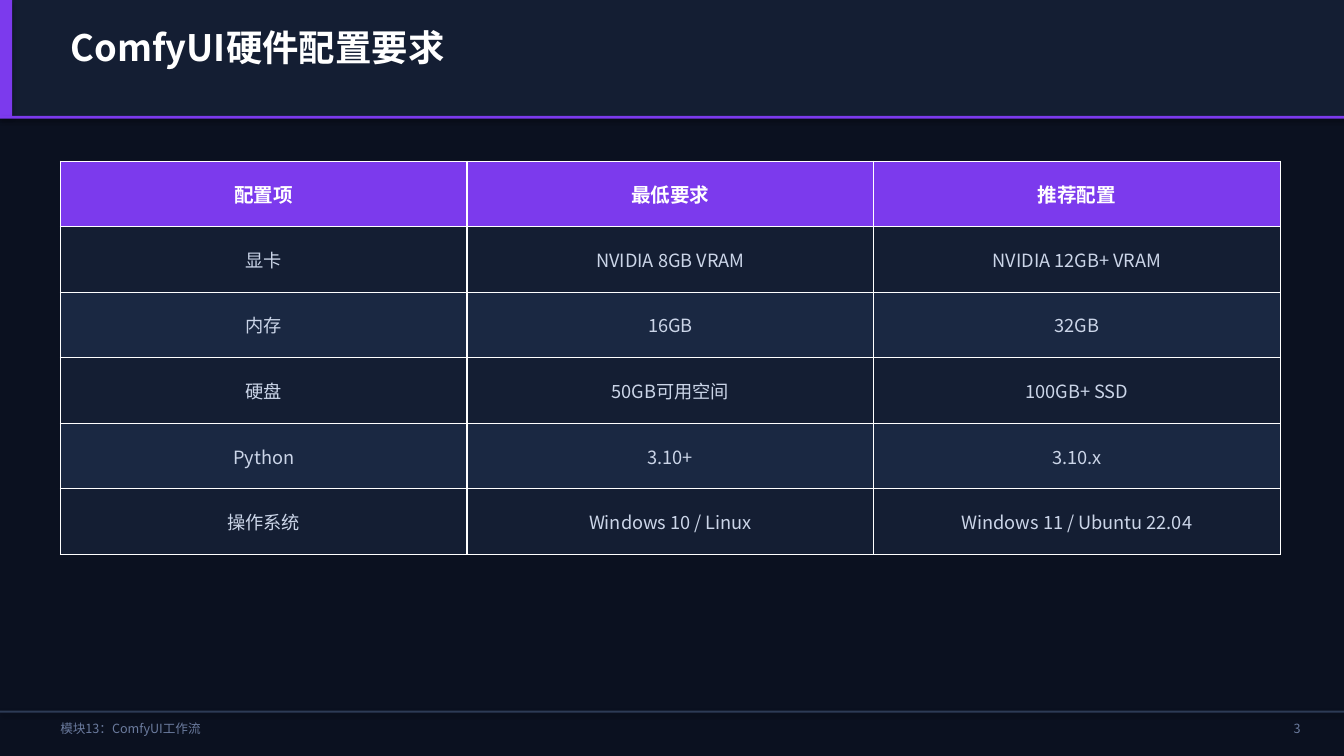
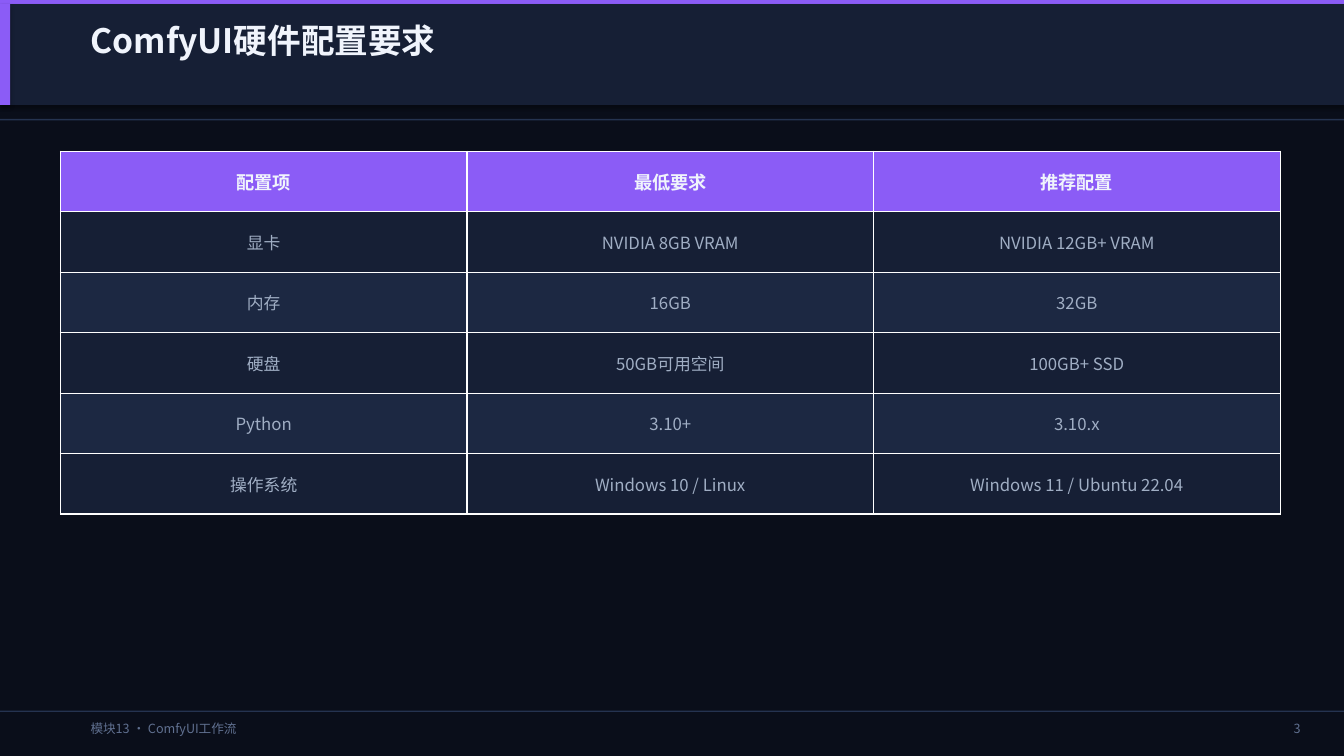
Before and after one commit to lichangjiang932-ship-it/ai-video-class, a slide deck: slide 4 of AI漫剧制作课程/PPT课件/模块13-ComfyUI工作流.pptx. Drawn at 1344x756 pixels with LibreOffice and Linux fonts; fonts in the diff are those of the drawing. Boxes give left, top, right and bottom in pixels: in the first picture for what was removed or moved away, otherwise in the second. Text is boxed around its words. In the diff, an @@ line names an element or a change of style, - is before the commit and + after.

```diff
--- a/AI漫剧制作课程/PPT课件/模块13-ComfyUI工作流.pptx
+++ b/AI漫剧制作课程/PPT课件/模块13-ComfyUI工作流.pptx
@@ background #0B1120 to #0A0E1A @@
@@ rectangle: place and size @@
-rectangle at bbox=[0, 0, 1344, 116]
+rectangle at bbox=[0, 0, 1344, 4]
@@ rectangle at bbox=[0, 0, 1344, 4]: fill #141E33 to #8B5CF6 @@
@@ rectangle: place and size @@
-rectangle at bbox=[0, 0, 12, 116]
+rectangle at bbox=[0, 4, 10, 105]
@@ rectangle at bbox=[0, 4, 10, 105]: fill #7C3AED to #8B5CF6 @@
@@ rectangle added at bbox=[0, 4, 1344, 105], fill #161F35 @@
@@ text "ComfyUI硬件配置要求": place and size @@
-text "ComfyUI硬件配置要求" at bbox=[70, 30, 444, 69]
+text "ComfyUI硬件配置要求" at bbox=[91, 24, 436, 61]
@@ text "ComfyUI硬件配置要求" at bbox=[91, 24, 436, 61]: size 26 to 24 pt, text colour #FFFFFF to #F0F4FC @@
@@ rectangle at bbox=[0, 119, 1344, 120]: fill #7C3AED to #253350 @@
@@ table at bbox=[60, 151, 1279, 514] @@
@@ fill #7C3AED to #8B5CF6 in row 1 @@
@@ fill #141E33 to #161F35 in 9 cells @@
@@ fill #1A2842 to #1C2842 in 6 cells @@
@@ size 14 to 13 pt, text colour #FFFFFF to #F0F4FC in "配置项", "最低要求", "推荐配置" @@
@@ size 13 to 12 pt, text colour #CBD5E8 to #A0AEC4 @@
@@ table: place and size @@
-table at bbox=[60, 161, 1279, 555]
+table at bbox=[60, 151, 1279, 514]
@@ text at bbox=[91, 722, 237, 736]: text changed; text colour #6B7B9E to #607090 @@
-模块13：ComfyUI工作流
+模块13 · ComfyUI工作流
```
Also in this commit, not shown: 11 other slides changed, 19 other files.
